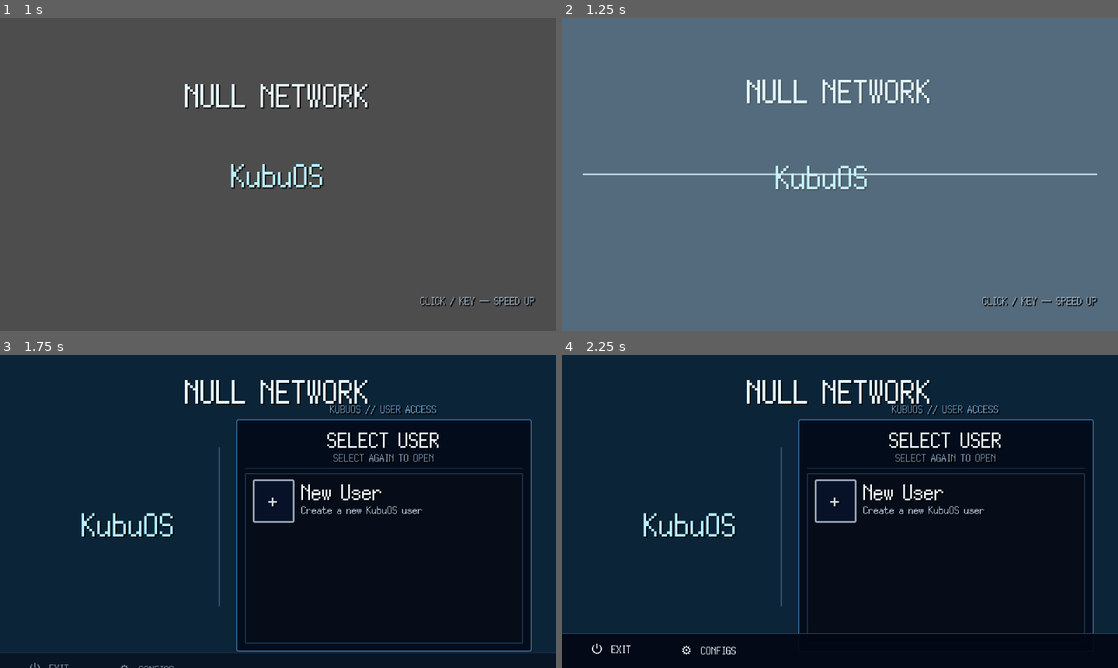
Above: before the commit, frames 1-4 (two rows, left to right).
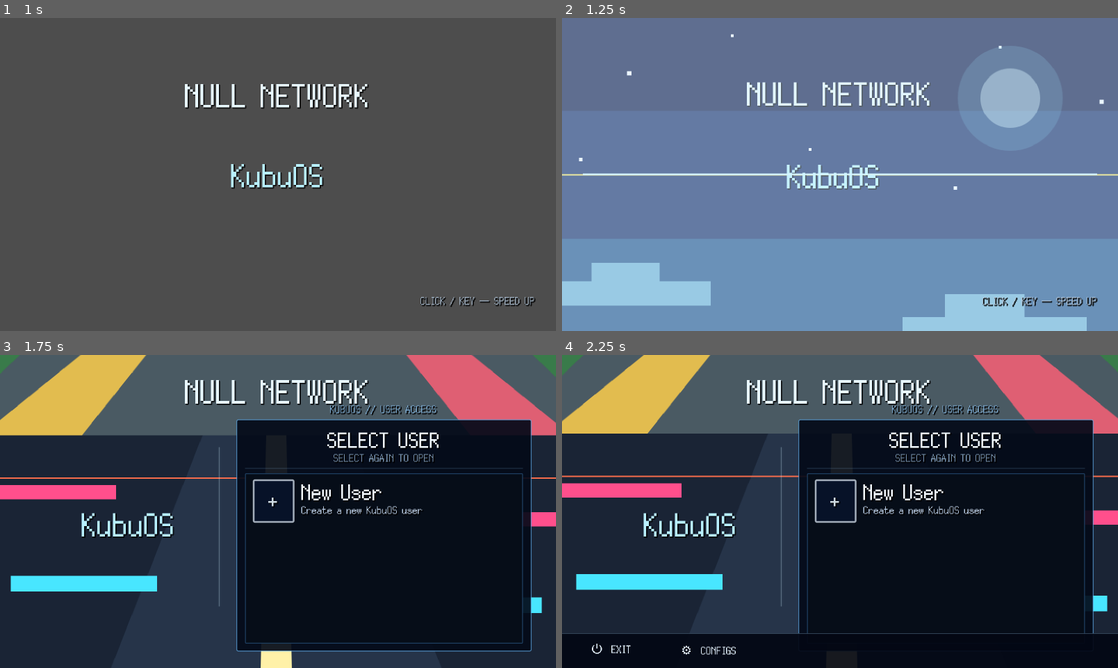
Above: after the commit, the same moments.

Repository: GYU-GAZE/NULL-NETWORK
Game: Godot game, scene res://core/bootstrap/bootstrap.tscn
The game is run twice, just before and just after one commit, with the same random seed, the same clock (stepped at 60 frames per second) and the same inputs. The engine's default icon, where the game draws it, is replaced by a stand-in: a white triangle on a blue panel in a dark square.
Inputs (mouse positions are in pixels of both pictures, inside the frame that each line leads up to):
- Up to frame 1 (1 s): tap Enter at 0.5 s; move the mouse to (400, 158) at 0.52 s; hold D (local_area_move_right) from 0.53 s (still down); tap E (local_area_interact) at 0.6 s; click (400, 158) at 0.67 s
- Up to frame 2 (1.25 s): keep holding D (local_area_move_right)
- Up to frame 3 (1.75 s): release D (local_area_move_right) at 1.25 s; drag from (166, 527) to (250, 574) at 1.27 s
- Up to frame 4 (2.25 s): move the mouse to (895, 442) at 2.02 s; hold D (local_area_move_right) from 2.03 s (still down); tap E (local_area_interact) at 2.1 s

Frame 1 is identical in both runs. In frame 2, 74% of the frame differs, in the area x 0-100%, y 5-100%; in frame 3, 37%; in frame 4, 32%.

Commit message:
Wire tall panorama into startup presentation

Diff:
--- a/data/content/startup/default_startup_presentation.tres
+++ b/data/content/startup/default_startup_presentation.tres
@@ -1,7 +1,8 @@
-[gd_resource type="Resource" script_class="StartupPresentationData" load_steps=4 format=3]
+[gd_resource type="Resource" script_class="StartupPresentationData" load_steps=5 format=3]
 
 [ext_resource type="Script" path="res://data/templates/startup/startup_presentation_data.gd" id="1_presentation"]
 [ext_resource type="Script" path="res://data/templates/startup/startup_splash_data.gd" id="2_splash"]
+[ext_resource type="Texture2D" path="res://data/assets/startup/debug_vertical_panorama.svg" id="3_debug_panorama"]
 
 [sub_resource type="Resource" id="Splash_GyuGaze"]
 script = ExtResource("2_splash")
@@ -31,11 +32,10 @@
 logo_ignite_seconds = 0.16
 logo_hold_seconds = 0.12
 screen_power_seconds = 0.11
-reveal_seconds = 0.42
+reveal_seconds = 1.2
 logo_target_screen_x_ratio = 0.19
 logo_target_screen_y_ratio = 0.54
 logo_target_scale = 0.7
-background_intro_pan_ratio = 0.16
 null_network_fallback_text = "NULL NETWORK"
 null_logo_build_seconds = 0.28
 null_logo_particle_count = 44
@@ -44,8 +44,13 @@
 null_logo_text_color = Color(0.91, 0.97, 1, 1)
 null_logo_glitch_color_a = Color(0.2, 0.9, 1, 0.55)
 null_logo_glitch_color_b = Color(1, 0.2, 0.55, 0.5)
+day_background_texture = ExtResource("3_debug_panorama")
+night_background_texture = ExtResource("3_debug_panorama")
 day_background_color = Color(0.045, 0.14, 0.22, 1)
 night_background_color = Color(0.01, 0.02, 0.06, 1)
+vertical_panorama_enabled = true
+panorama_start_ratio = 0.0
+panorama_end_ratio = 1.0
 backdrop_overscan_pixels = 72.0
 mouse_parallax_pixels = Vector2(14, 8)
 parallax_follow_speed = 6.0
